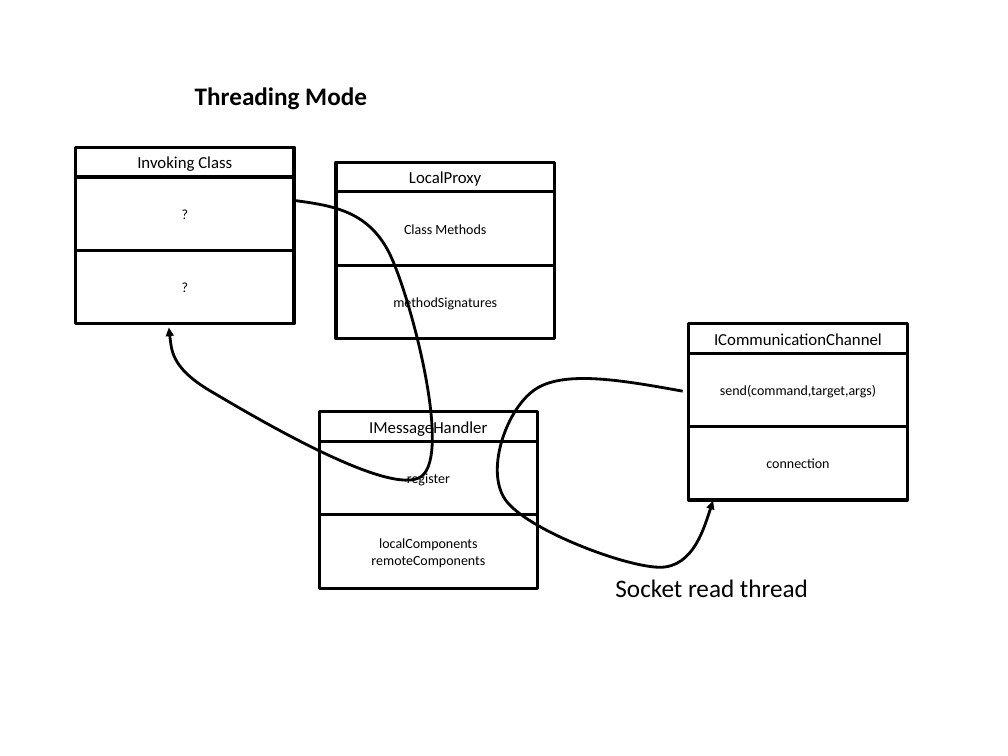
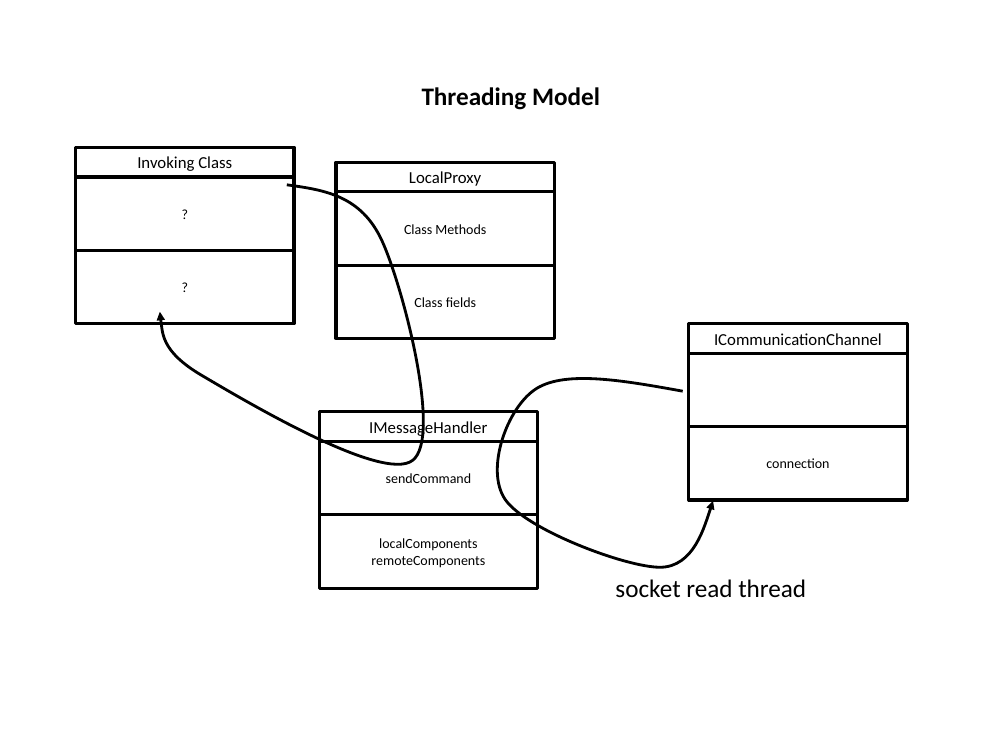
Before and after one commit to briankni/RPCPlayground, a slide deck: slide 4 of RPCPlayground/ClassDiagram.pptx. Drawn at 1008x756 pixels with LibreOffice and Linux fonts; fonts in the diff are those of the drawing. Boxes give left, top, right and bottom in pixels: in the first picture for what was removed or moved away, otherwise in the second. Text is boxed around its words. In the diff, an @@ line names an element or a change of style, - is before the commit and + after.

```diff
--- a/RPCPlayground/ClassDiagram.pptx
+++ b/RPCPlayground/ClassDiagram.pptx
@@ text at (x1=422, y1=87, x2=600, y2=110): text changed @@
-Threading Mode
+Threading Model
@@ freeform shape moved from (x1=168, y1=201, x2=452, y2=499) to (x1=159, y1=184, x2=443, y2=483) @@
@@ text in rectangle at (x1=414, y1=297, x2=476, y2=307): text changed @@
-methodSignatures
+Class fields
@@ text in rectangle at (x1=720, y1=385, x2=876, y2=398): text removed @@
-send(command,target,args)
@@ text in rectangle at (x1=386, y1=473, x2=471, y2=483): text changed @@
-register
+sendCommand
@@ text at (x1=615, y1=579, x2=806, y2=597): text changed @@
-Socket read thread
+socket read thread
```
Also in this commit, not shown: 3 other slides changed, 1 slide added, 4 other files.
